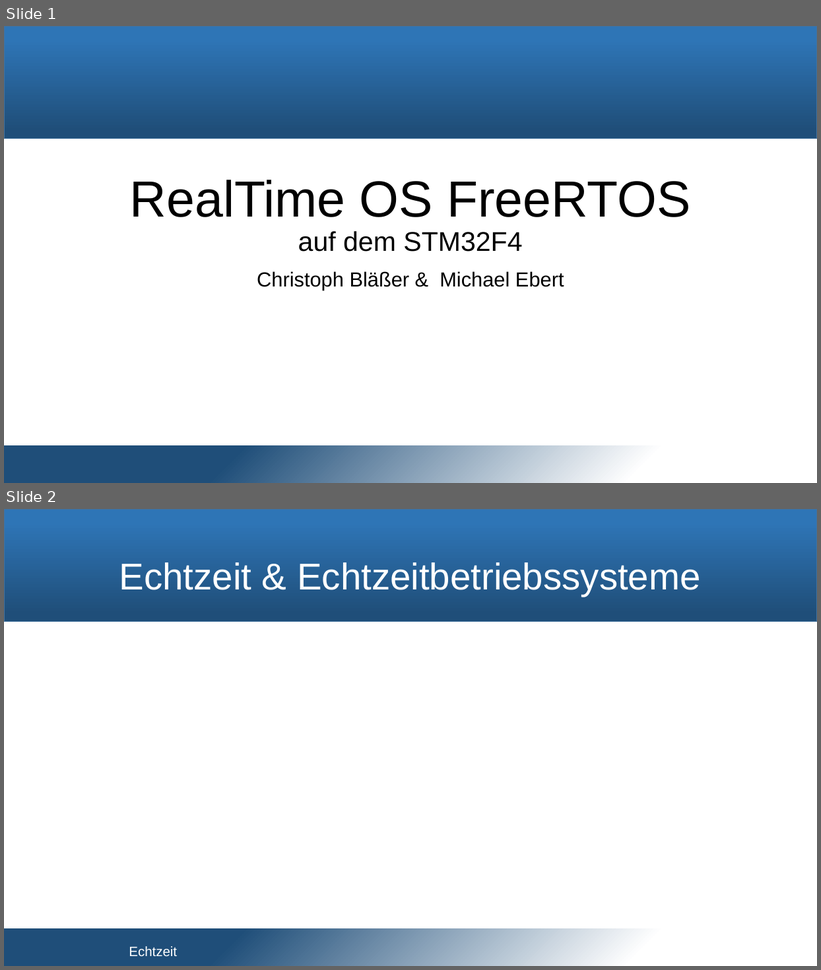
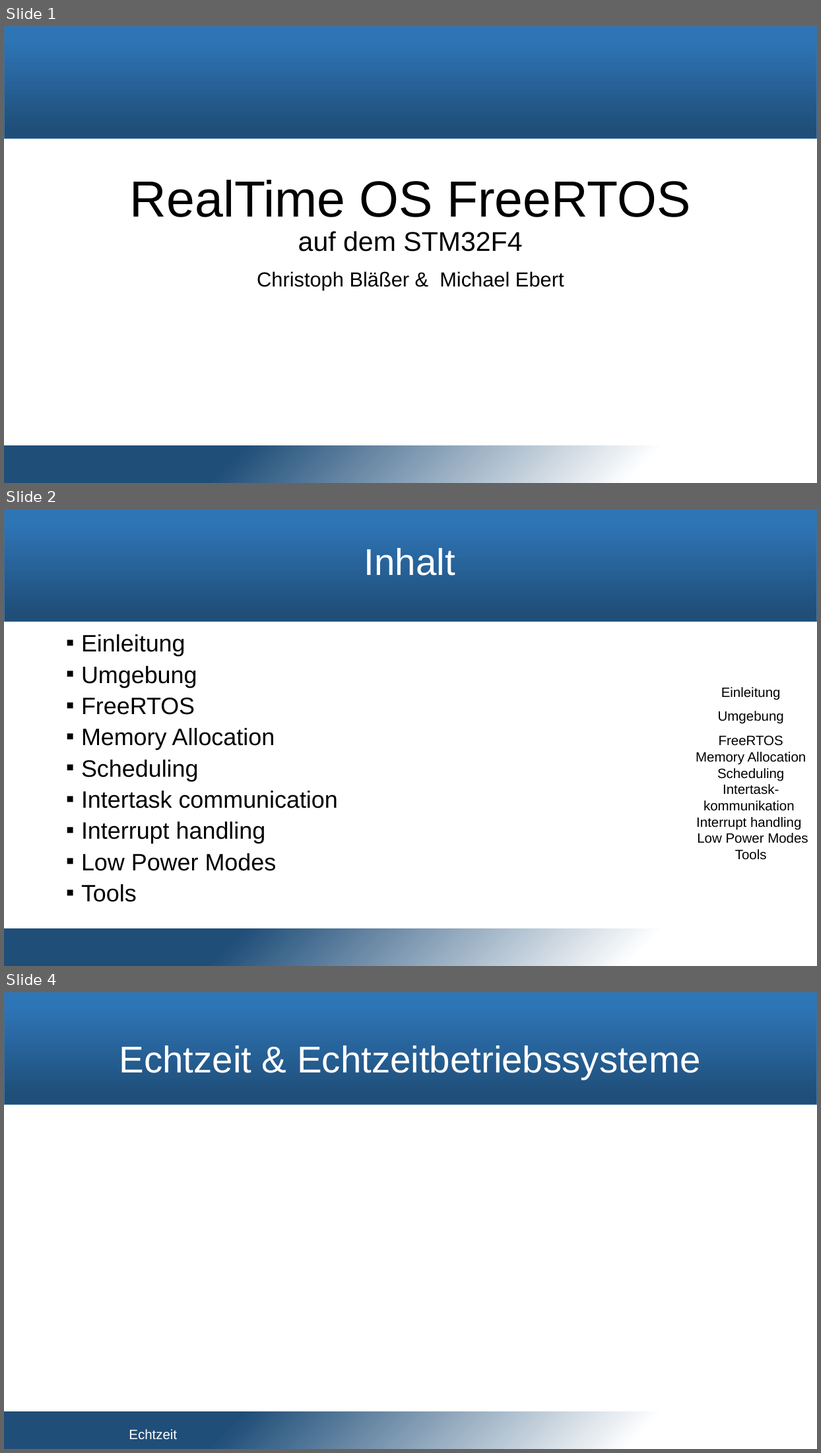
Before and after one commit to snobz/Seminar_BS_2017, a slide deck: Päsi/Seminar Betriebssysteme.pptx. Shown one above the other, each under a label of ours: slides 1 and 2 before the commit, slides 1, 2 and 4 after it; the slides between them are not shown. The pictures are 821x970 and 821x1453 pixels, drawn with LibreOffice and Linux fonts; fonts in the diff are those of the drawing; background and template pictures are left out. Boxes give left, top, right and bottom in pixels: in the first picture for what was removed or moved away, otherwise in the second. Text is boxed around its words. In the diff, an @@ line names an element or a change of style, - is before the commit and + after.

```diff
--- a/Päsi/Seminar Betriebssysteme.pptx
+++ b/Päsi/Seminar Betriebssysteme.pptx
@@ slide 2 added at (4,509,817,966), background #FFFFFF; not listed: 2 template elements that a slide beside it also shows @@
@@ title added at (364,548,455,576), 44 pt, text #FFFFFF @@
+Inhalt
@@ text added at (81,634,338,902), 28 pt, text #000000 @@
+▪ Einleitung
+▪ Umgebung
+▪ FreeRTOS
+▪ Memory Allocation
+▪ Scheduling
+▪ Intertask communication
+▪ Interrupt handling
+▪ Low Power Modes
+▪ Tools
@@ text added at (696,687,808,860), 16 pt, text #000000 @@
+Einleitung
+Umgebung
+FreeRTOS
+Memory Allocation Scheduling Intertask-kommunikation Interrupt handling
+Low Power Modes Tools
@@ what was slide 2 is now slide 4 @@
```
Also in this commit, not shown: 1 other slide added, 1 other file.
